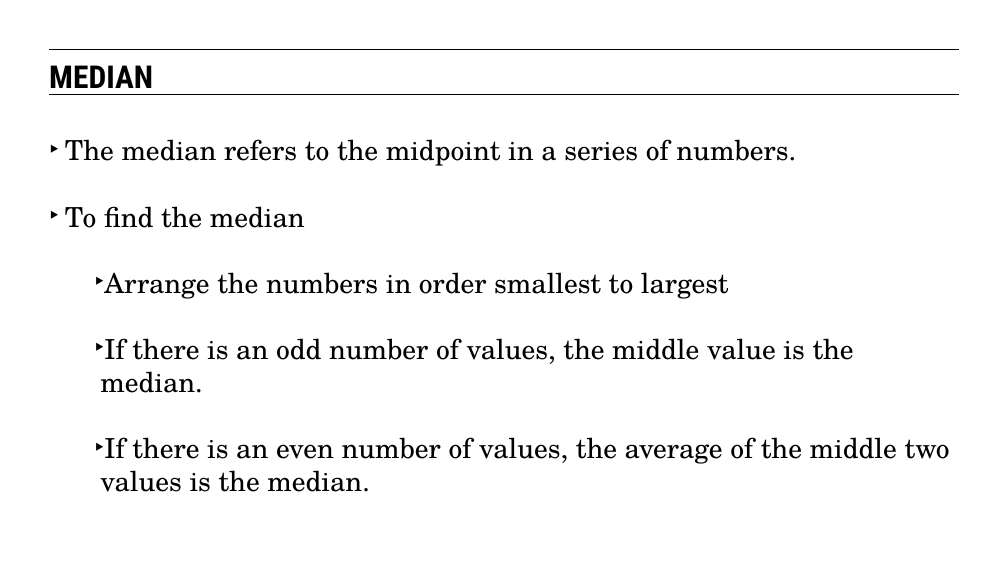
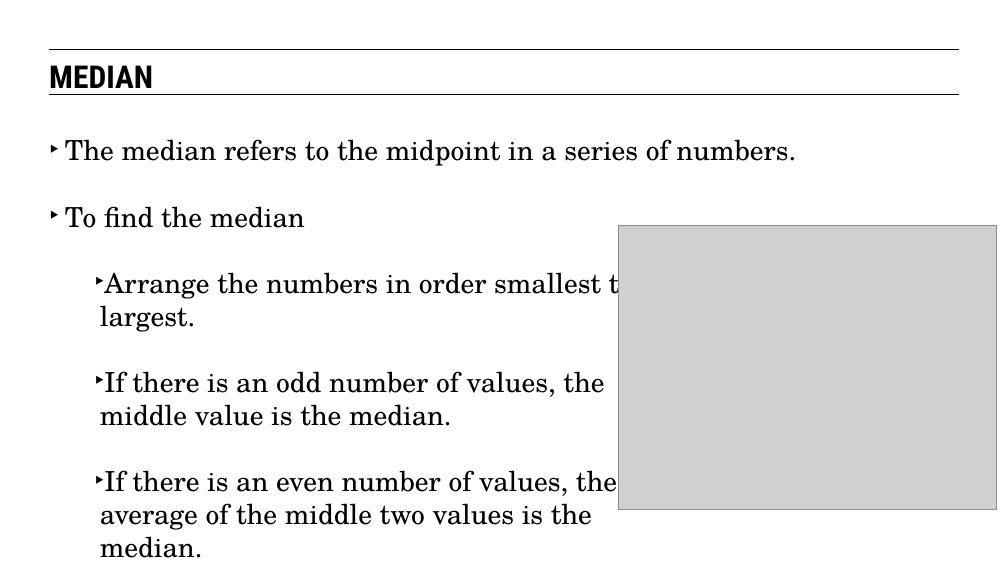
Before and after one commit to eflautt/ga-data-science, a slide deck: slide 16 of lessons/lesson-03/03-statistics-fundamentals.pptx (slide 15 before the commit). Drawn at 1008x566 pixels with LibreOffice and Linux fonts; fonts in the diff are those of the drawing; grey boxes stand for pictures. Boxes give left, top, right and bottom in pixels: in the first picture for what was removed or moved away, otherwise in the second. Text is boxed around its words. In the diff, an @@ line names an element or a change of style, - is before the commit and + after.

```diff
--- a/lessons/lesson-03/03-statistics-fundamentals.pptx
+++ b/lessons/lesson-03/03-statistics-fundamentals.pptx
@@ picture added at bbox=[619, 225, 997, 509] @@
@@ text at bbox=[100, 266, 634, 558]: text changed @@
-  ‣ Arrange the numbers in order smallest to largest
-  ‣ If there is an odd number of values, the middle value is the median.
-  ‣ If there is an even number of values, the average of the middle two values is the median.
+  ‣ Arrange the numbers in order smallest to
+largest.
+  ‣ If there is an odd number of values, the
+middle value is the median.
+  ‣ If there is an even number of values, the
+average of the middle two values is the
+median.
```
Also in this commit, not shown: 18 other slides changed, 10 slides added.
